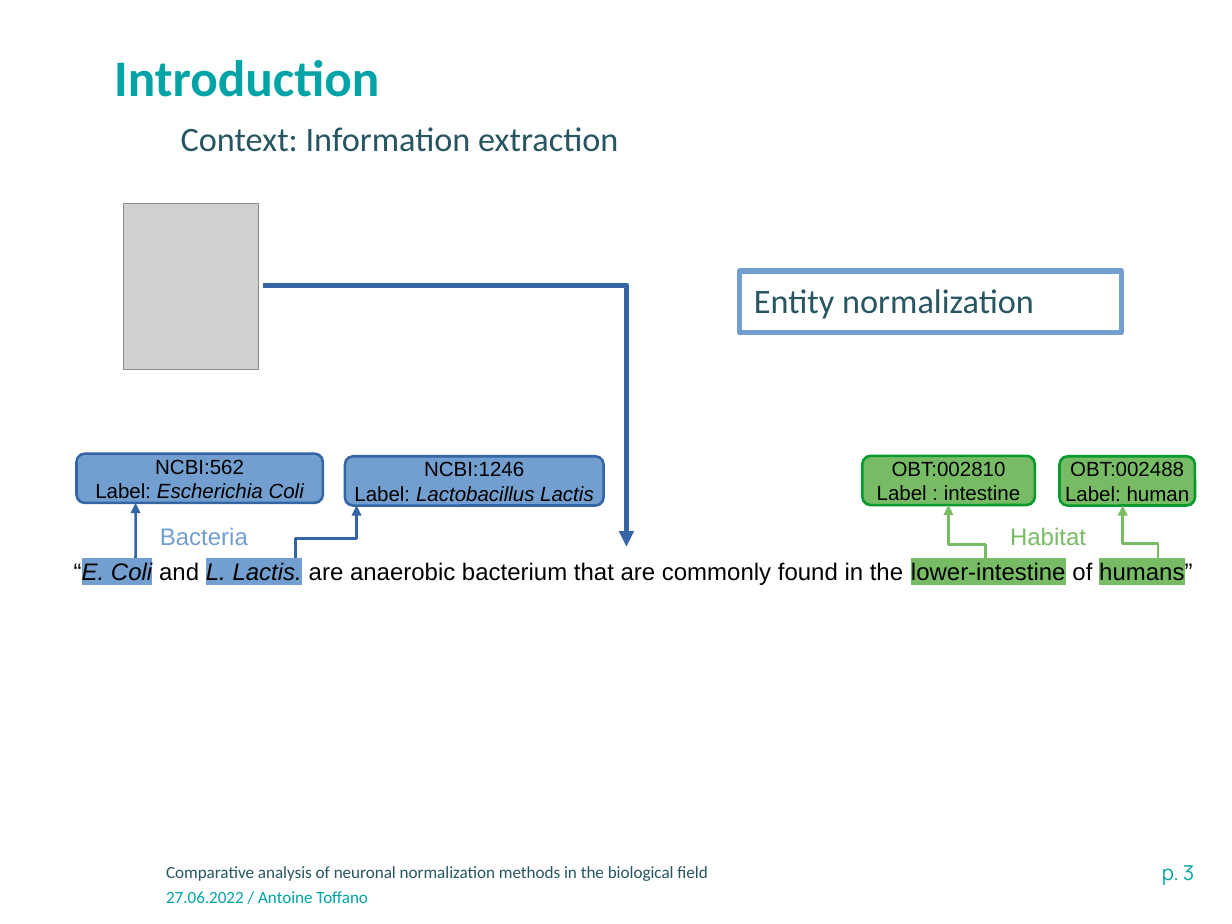
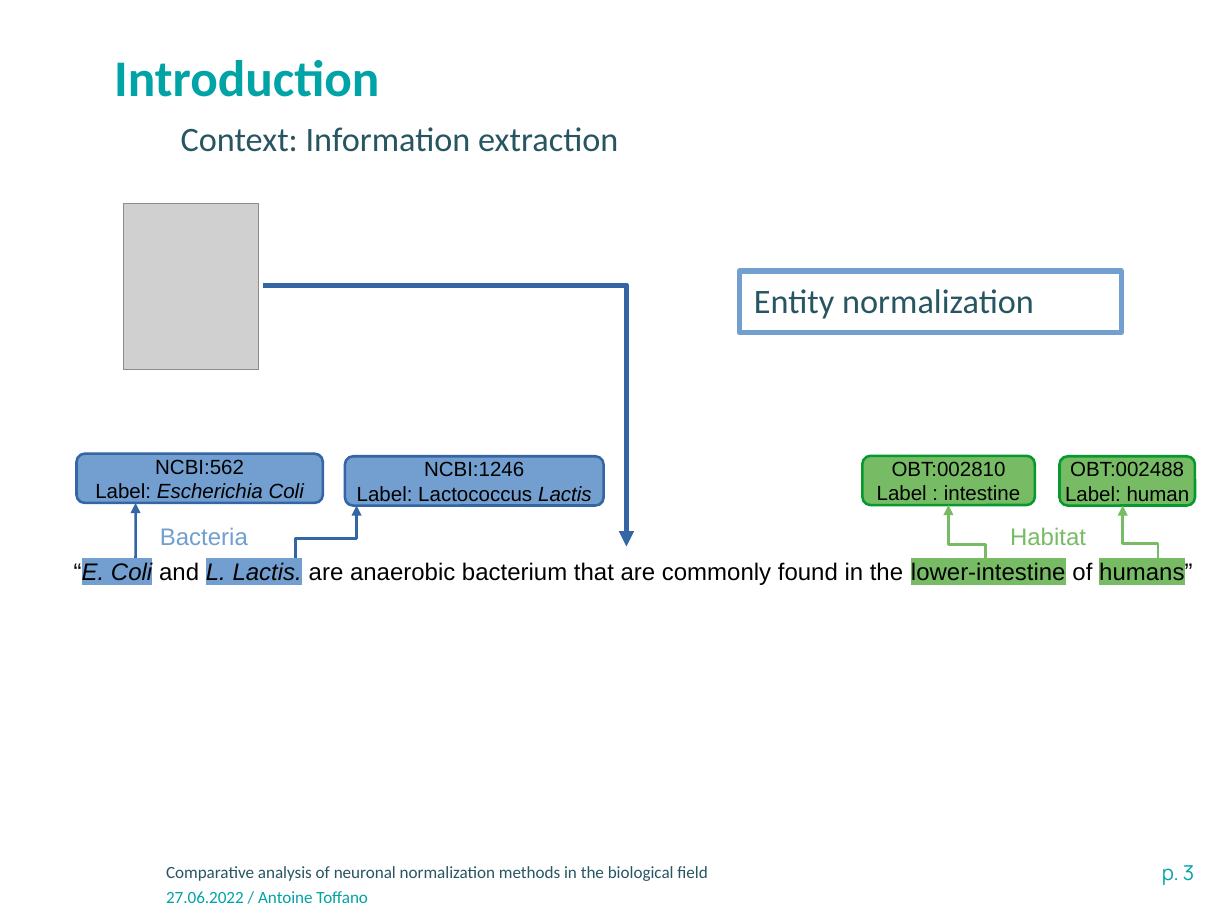
Before and after one commit to atoffano/entity-norm, a slide deck: slide 3 of Presentation-INRAE-format classique.odp. Drawn at 1232x924 pixels with LibreOffice and Linux fonts; fonts in the diff are those of the drawing; grey boxes stand for pictures; background and template pictures are left out. Boxes give left, top, right and bottom in pixels: in the first picture for what was removed or moved away, otherwise in the second. Text is boxed around its words. In the diff, an @@ line names an element or a change of style, - is before the commit and + after.

```diff
--- a/Presentation-INRAE-format classique.odp
+++ b/Presentation-INRAE-format classique.odp
@@ text in rounded rectangle at bbox=[357, 486, 592, 506]: text changed; italic off @@
-Label: Lactobacillus Lactis
+Label: Lactococcus Lactis
```
Also in this commit, not shown: 3 other slides changed, 2 other files.
